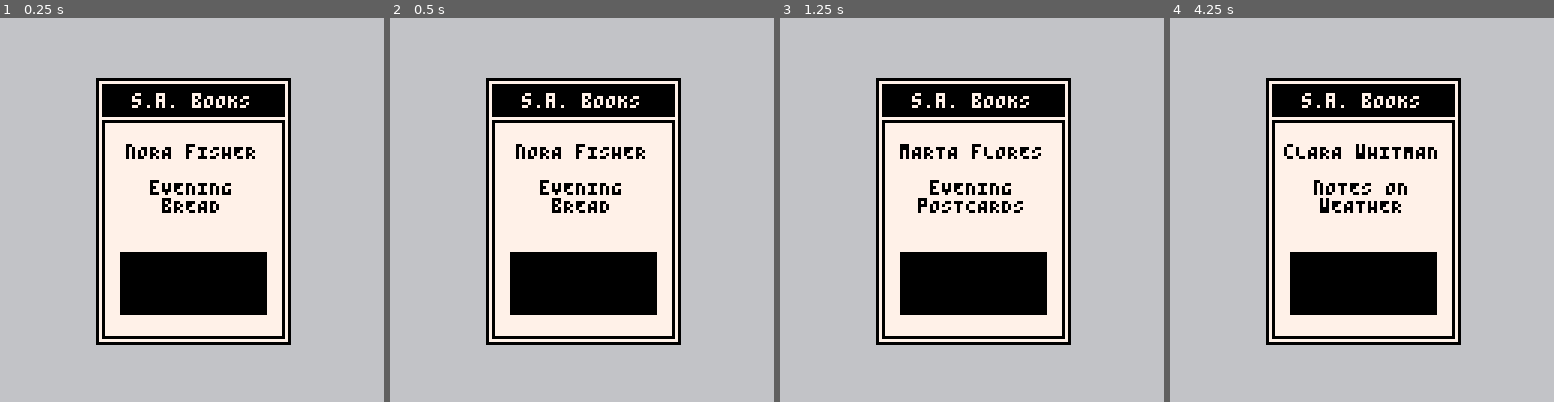
Above: before the commit, frames 1-4 (left to right).
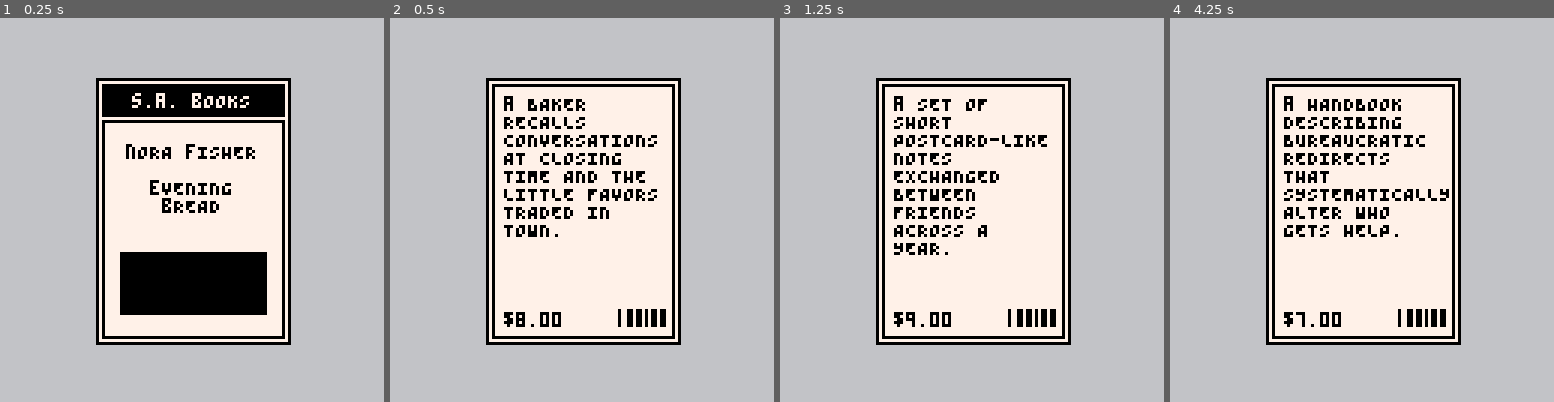
Above: after the commit, the same moments.

Repository: marco-vidali/dont_read_that_book
Game: PICO-8 cartridge dont_read_that_book.p8
The game is run twice, just before and just after one commit, with the same random seed, the same clock (stepped at 60 frames per second) and the same inputs.
Inputs:
- Up to frame 1 (0.25 s): no input
- Up to frame 2 (0.5 s): tap X (X key) at 0.33 s
- Up to frame 3 (1.25 s): tap O (Z key) at 0.7 s; tap X (X key) at 1.07 s
- Up to frame 4 (4.25 s): hold Right 1.6-2.1 s; tap O (Z key) every 0.4 s from 1.7 to 4.1 s; tap X (X key) at 1.85, 2.97, 4.08 s; hold Right 2.47-3.03 s; hold Left 3.08-3.58 s; hold Right from 4.02 s (still down)

Frame 1 is identical in both runs. In frame 2, 13% of the frame differs, in the area x 26-75%, y 17-81%; in frame 3, 13%; in frame 4, 13%.

Commit message:
Add back cover

Diff:
--- a/dont_read_that_book.p8
+++ b/dont_read_that_book.p8
@@ -5,12 +5,14 @@
 #include scripts/utils.lua
 #include scripts/show_book.lua
 __gfx__
-00000000000000000000000000000000000000000000000000000000000000000000000000000000000000000000000000000000000000000000000000000000
-00000000000000000000000000000000000000000000000000000000000000000000000000000000000000000000000000000000000000000000000000000000
-00700700000000000000000000000000000000000000000000000000000000000000000000000000000000000000000000000000000000000000000000000000
-00077000000000000000000000000000000000000000000000000000000000000000000000000000000000000000000000000000000000000000000000000000
-00077000000000000000000000000000000000000000000000000000000000000000000000000000000000000000000000000000000000000000000000000000
-00700700000000000000000000000000000000000000000000000000000000000000000000000000000000000000000000000000000000000000000000000000
+00000000077007007070070000000000000000000000000000000000000000000000000000000000000000000000000000000000000000000000000000000000
+00000000077007007070070000000000000000000000000000000000000000000000000000000000000000000000000000000000000000000000000000000000
+00700700077007007070070000000000000000000000000000000000000000000000000000000000000000000000000000000000000000000000000000000000
+00077000077007007070070000000000000000000000000000000000000000000000000000000000000000000000000000000000000000000000000000000000
+00077000077007007070070000000000000000000000000000000000000000000000000000000000000000000000000000000000000000000000000000000000
+00700700077007007070070000000000000000000000000000000000000000000000000000000000000000000000000000000000000000000000000000000000
+00000000777777777777777700000000000000000000000000000000000000000000000000000000000000000000000000000000000000000000000000000000
+00000000777777777777777700000000000000000000000000000000000000000000000000000000000000000000000000000000000000000000000000000000
 
 
 
--- a/scripts/show_book.lua
+++ b/scripts/show_book.lua
@@ -12,8 +12,15 @@
 
     books_num = flr(rnd(day ^ 1.2)) + 1
 
+    showing = "front"
+    choice = 1
+
+    random_book()
+end
+
+function random_book()
     book = rnd(books)
-    choice = 1
+    book.price = flr(rnd(14)) + 5
 end
 
 function _update()
@@ -90,9 +97,18 @@
         if books_num > 1 then
             -- more books left today
             books_num -= 1
-            book = rnd(books)
+            random_book()
         else
             next_day()
+        end
+    end
+
+    -- handle flip button press
+    if btnp(5) then
+        if showing == "front" then
+            showing = "back"
+        else
+            showing = "front"
         end
     end
 
@@ -116,6 +132,14 @@
     -- background
     rectfill(33, 21, 95, 107, 7)
 
+    if showing == "front" then
+        draw_book_front()
+    elseif showing == "back" then
+        draw_book_back()
+    end
+end
+
+function draw_book_front()
     -- header
     rectfill(34, 22, 94, 32, 0)
     print_centered("s.a. bOOKS", 25, 7)
@@ -127,8 +151,22 @@
     print_centered(book.author, 42, 0)
 
     -- title
-    print_centered(book.title, 54, 0, 50)
+    print_centered(wrap_text(book.title, 50), 54, 0)
 
     -- image
     rectfill(40, 78, 88, 98, 0)
 end
+
+function draw_book_back()
+    -- content outline
+    rect(34, 22, 94, 106, 0)
+
+    -- author
+    print(wrap_text(book.synopsis, 52), 38, 26)
+
+    -- price
+    print("$" .. book.price .. ".00", 38, 98)
+
+    -- barcode
+    spr(1, 76, 97, 2, 1)
+end
--- a/scripts/utils.lua
+++ b/scripts/utils.lua
@@ -1,19 +1,12 @@
-function print_centered(text, y, color, max_pixel_width)
-    if max_pixel_width == nil then
-        max_pixel_width = 9999
-    end
-
+function wrap_text(text, max_pixel_width)
     local char_width = 4
-    local line_height = 6
-    local screen_width = 128
     local max_chars = flr(max_pixel_width / char_width)
-
+    local wrapped = ""
     local line = ""
-    local lines = {}
 
     for word in all(split(text, " ")) do
-        if #line + #word + 1 > max_chars then
-            add(lines, line)
+        if #line + #word + (#line > 0 and 1 or 0) > max_chars then
+            wrapped = wrapped .. line .. "\n"
             line = word
         else
             if line == "" then
@@ -23,15 +16,22 @@
             end
         end
     end
-    add(lines, line)
 
-    for i, l in ipairs(lines) do
-        local line_pixel_width = #l * char_width
+    wrapped = wrapped .. line
+    return wrapped
+end
+
+function print_centered(text, y, color)
+    local char_width = 4
+    local line_height = 6
+    local screen_width = 128
+
+    for i, line in ipairs(split(text, "\n")) do
+        local line_pixel_width = #line * char_width
         local x = flr((screen_width - line_pixel_width) / 2)
-        print(l, x, y + (i-1)*line_height, color)
+        print(line, x, y + (i-1)*line_height, color)
     end
 end
-
 
 function split_words(str)
     local words = {}
